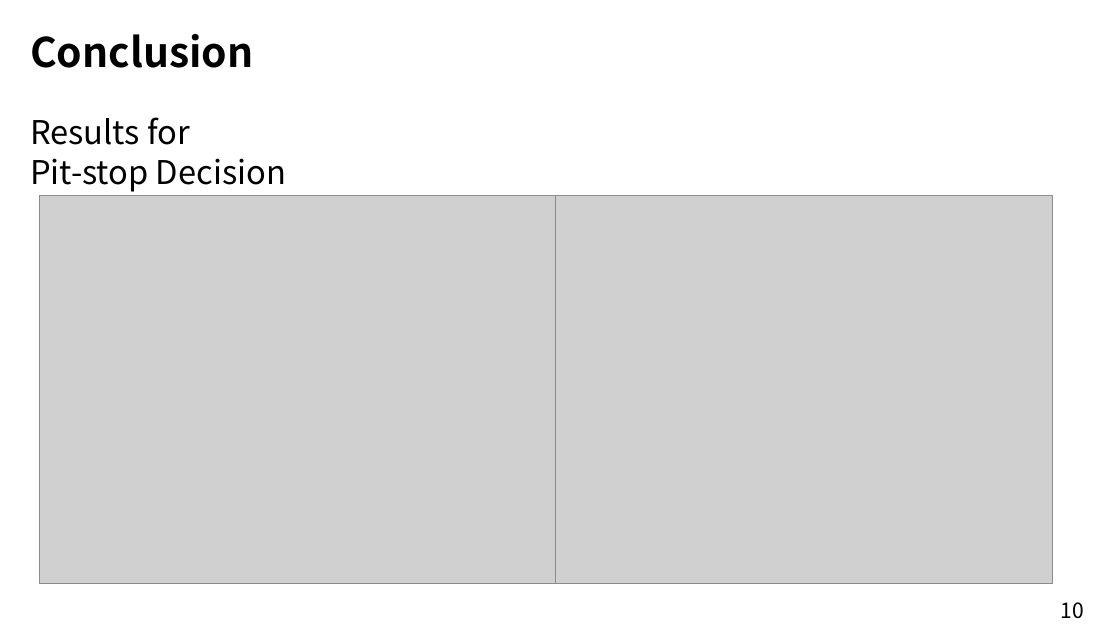
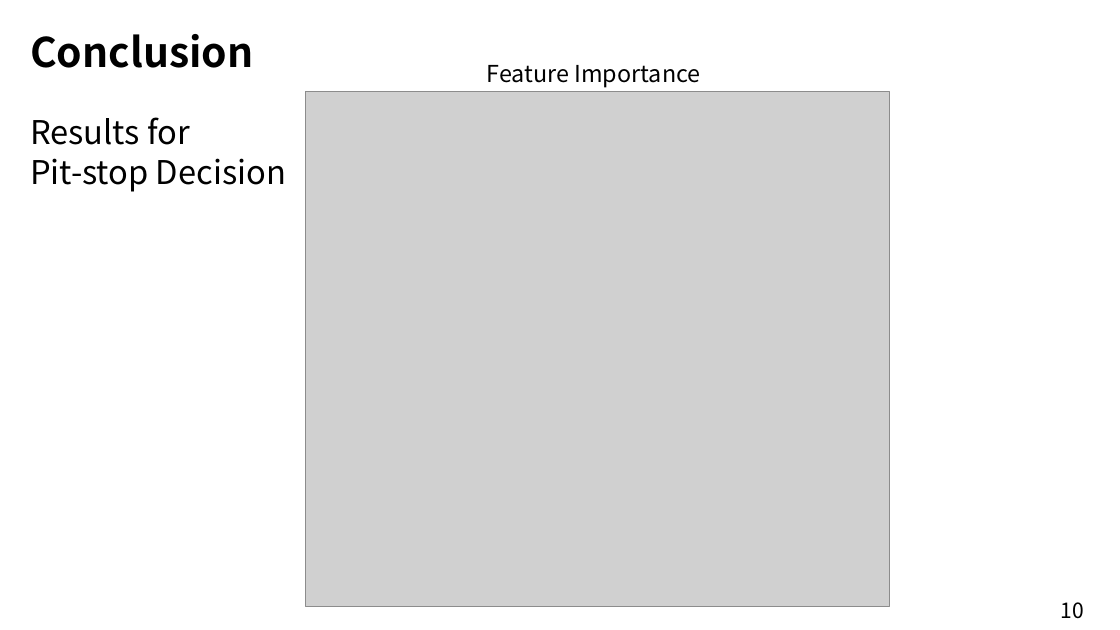
Before and after one commit to xvhhvx/EESM5900V_Project, a slide deck: slide 10 of Project_Presentation.pptx. Drawn at 1120x630 pixels with LibreOffice and Linux fonts; fonts in the diff are those of the drawing; grey boxes stand for pictures. Boxes give left, top, right and bottom in pixels: in the first picture for what was removed or moved away, otherwise in the second. Text is boxed around its words. In the diff, an @@ line names an element or a change of style, - is before the commit and + after.

```diff
--- a/Project_Presentation.pptx
+++ b/Project_Presentation.pptx
@@ text added at bbox=[487, 65, 700, 88], 20 pt, text #000000 @@
+Feature Importance
@@ picture added at bbox=[306, 92, 889, 607] @@
@@ picture removed at bbox=[39, 196, 556, 583] @@
@@ picture removed at bbox=[536, 196, 1053, 583] @@
```
Also in this commit, not shown: 1 other slide changed.
